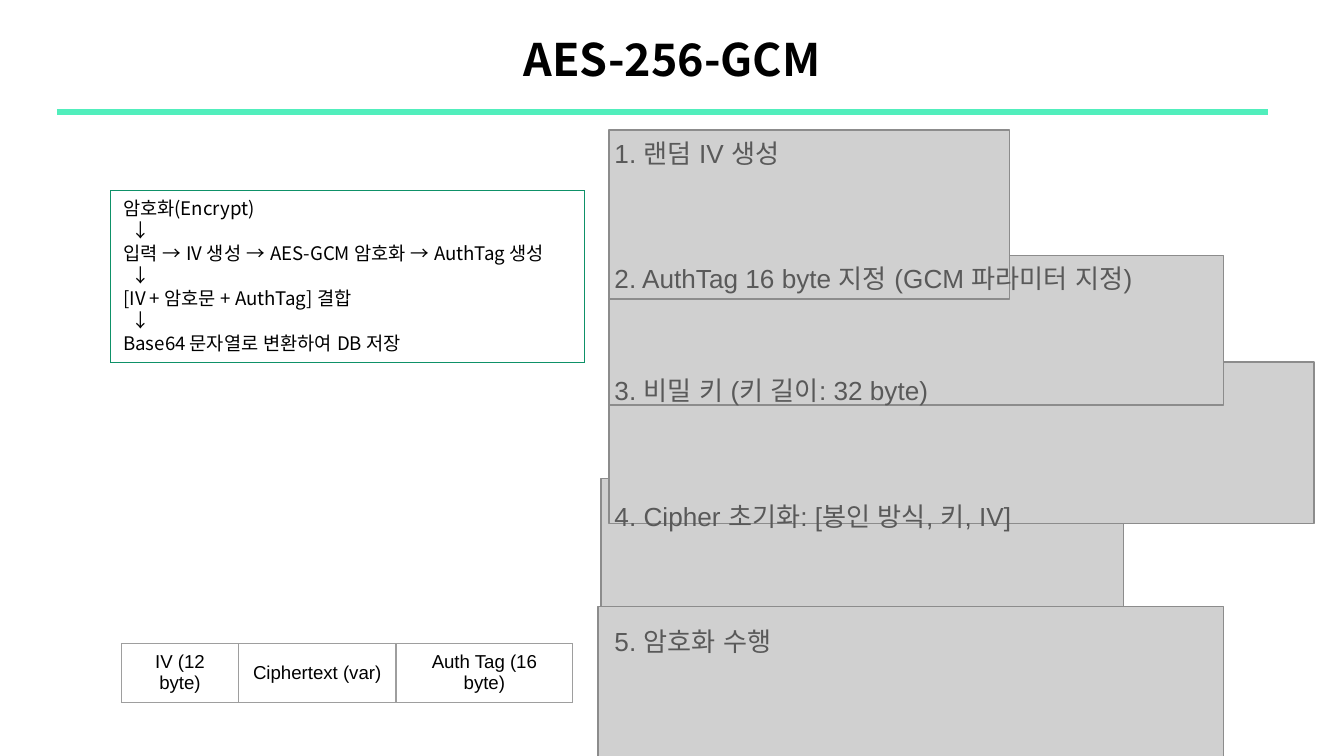
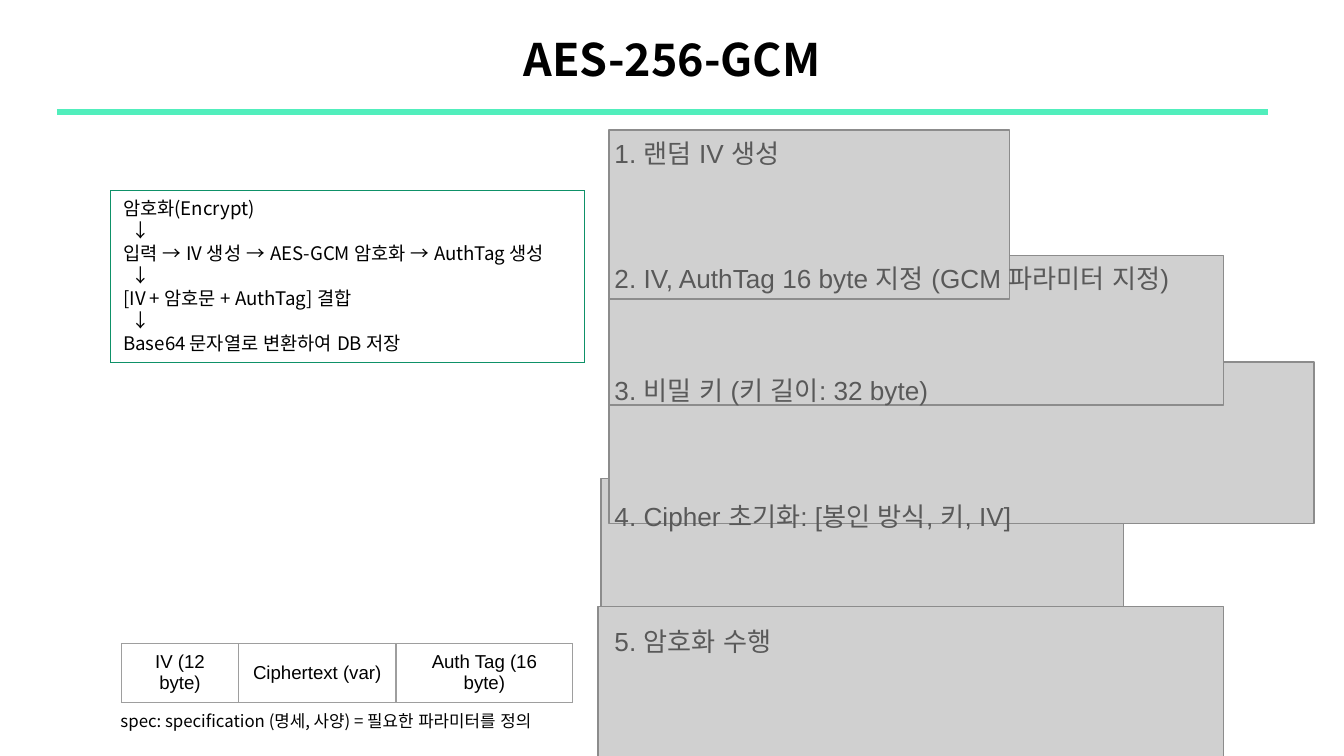
Before and after one commit to sewonpark-sec/SSL-Seminar, a slide deck: slide 18 of 13_Hash.pptx. Drawn at 1344x756 pixels with LibreOffice and Linux fonts; fonts in the diff are those of the drawing; grey boxes stand for pictures. Boxes give left, top, right and bottom in pixels: in the first picture for what was removed or moved away, otherwise in the second. Text is boxed around its words. In the diff, an @@ line names an element or a change of style, - is before the commit and + after.

Commit message:
upload: Hash

```diff
--- a/13_Hash.pptx
+++ b/13_Hash.pptx
@@ text at bbox=[614, 261, 1169, 295]: text changed @@
-2. AuthTag 16 byte 지정 (GCM 파라미터 지정)
+2. IV, AuthTag 16 byte 지정 (GCM 파라미터 지정)
@@ text added at bbox=[120, 713, 531, 731], 9 pt, text #000000 @@
+spec: specification (명세, 사양) = 필요한 파라미터를 정의
```
